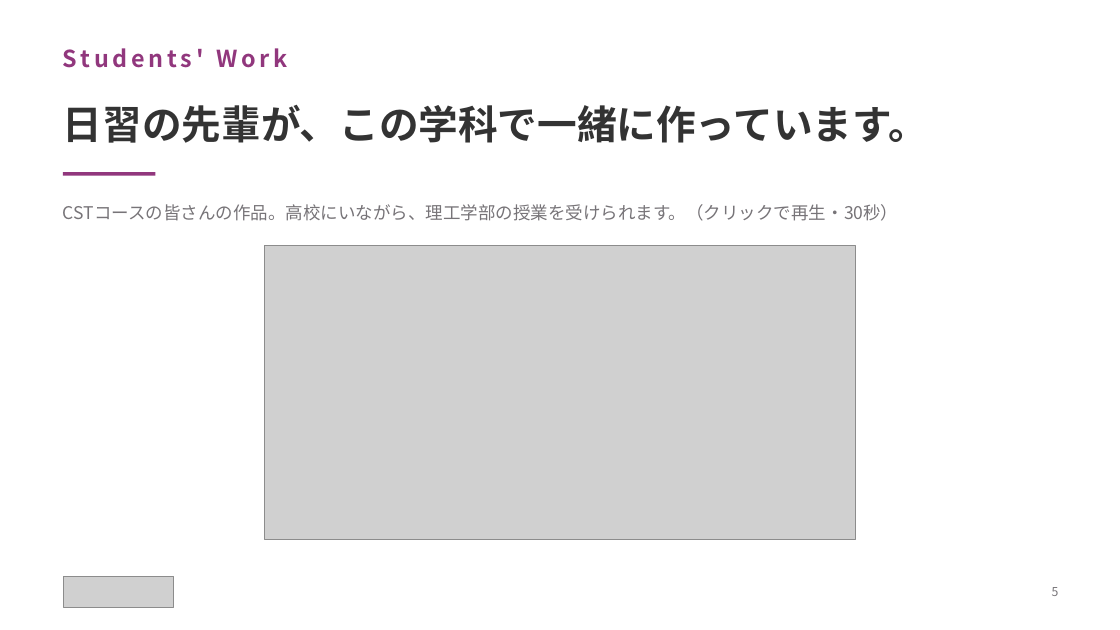
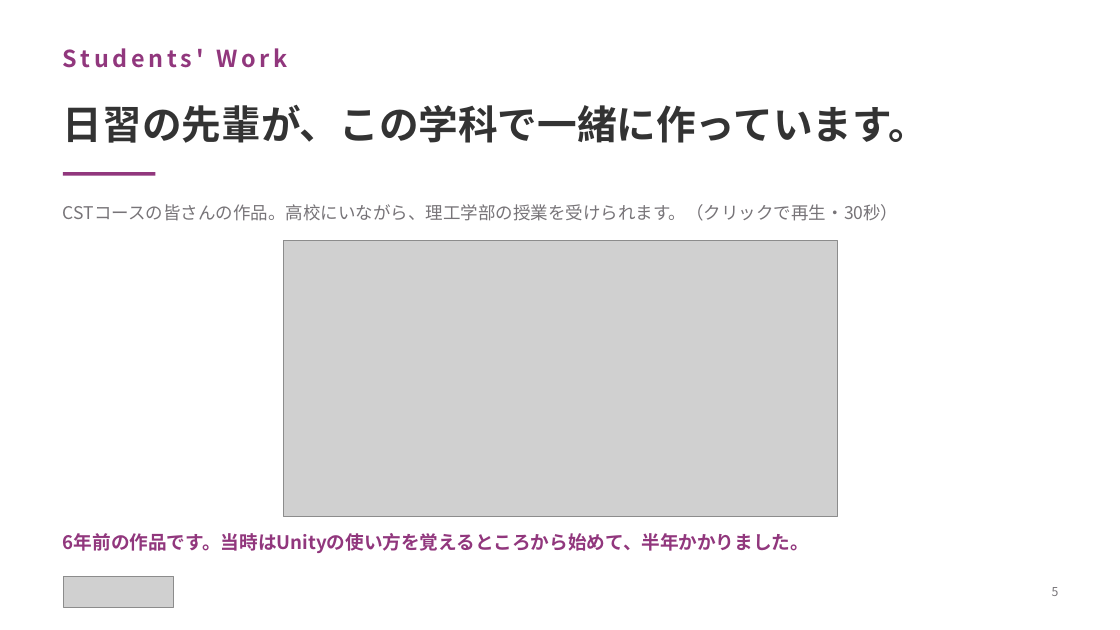
Before and after one commit to yutakaJssst/narashino-visit-2, a slide deck: slide 5 of slides/nichinara20260908.pptx. Drawn at 1120x630 pixels with LibreOffice and Linux fonts; fonts in the diff are those of the drawing; grey boxes stand for pictures. Boxes give left, top, right and bottom in pixels: in the first picture for what was removed or moved away, otherwise in the second. Text is boxed around its words. In the diff, an @@ line names an element or a change of style, - is before the commit and + after.

```diff
--- a/slides/nichinara20260908.pptx
+++ b/slides/nichinara20260908.pptx
@@ picture: place and size @@
-picture at (265, 245, 855, 539)
+picture at (283, 240, 838, 517)
@@ text added at (63, 533, 809, 553), 16 pt, text #91377D, bold @@
+6年前の作品です。当時はUnityの使い方を覚えるところから始めて、半年かかりました。
```
Also in this commit, not shown: 1 other slide changed, 2 other files.
